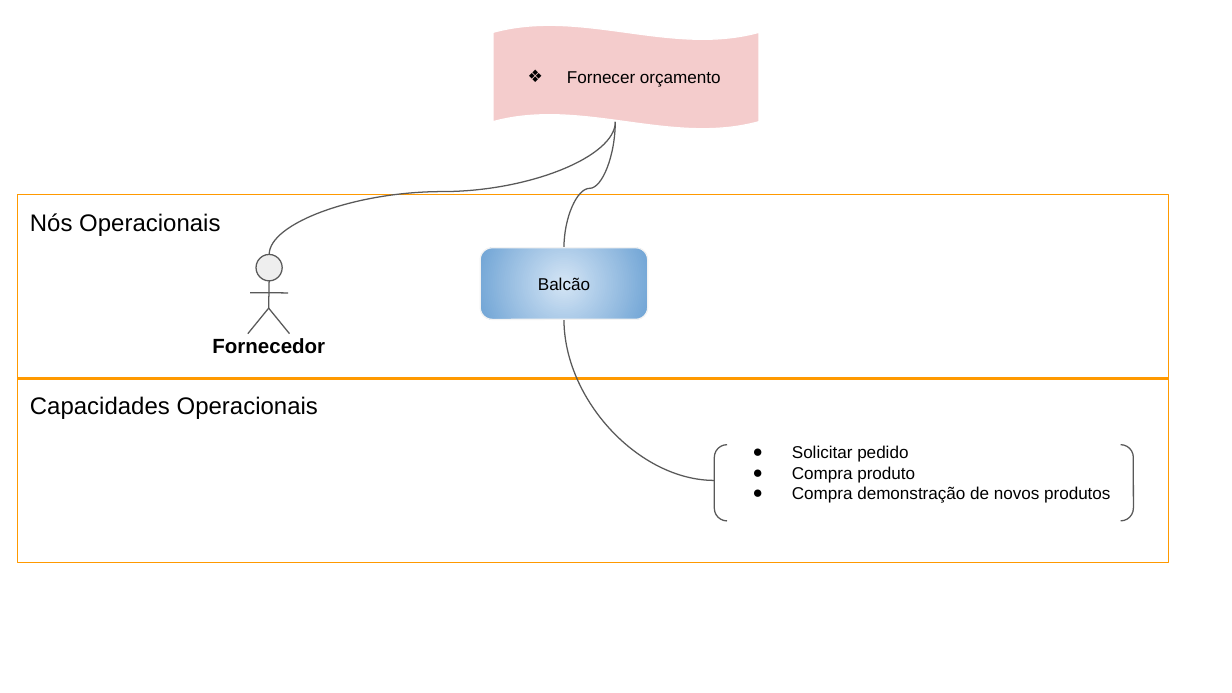
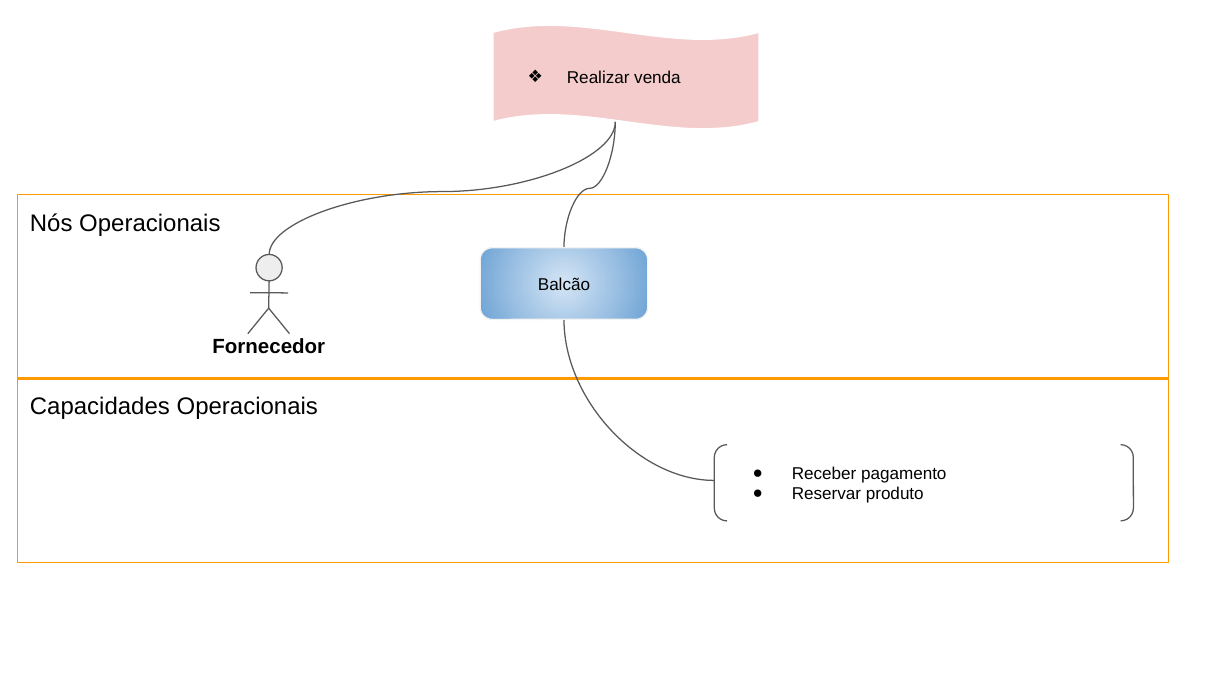
Before and after one commit to caevs/Tcc, a slide deck: slide 5 of 15. Arquitetura de Negócio para cada Cenário.pptx (slide 6 before the commit). Drawn at 1232x693 pixels with LibreOffice and Linux fonts; fonts in the diff are those of the drawing. Boxes give left, top, right and bottom in pixels: in the first picture for what was removed or moved away, otherwise in the second. Text is boxed around its words. In the diff, an @@ line names an element or a change of style, - is before the commit and + after.

```diff
--- a/15. Arquitetura de Negócio para cada Cenário.pptx
+++ b/15. Arquitetura de Negócio para cada Cenário.pptx
@@ text in wave at [567, 70, 681, 83]: text changed @@
-❖ Fornecer orçamento
+❖ Realizar venda
@@ text in bracket pair at [792, 466, 946, 503]: text changed @@
-● Solicitar pedido
-● Compra produto
-● Compra demonstração de novos produtos
+● Receber pagamento
+● Reservar produto
```
Also in this commit, not shown: 6 other slides changed, 1 slide added.
